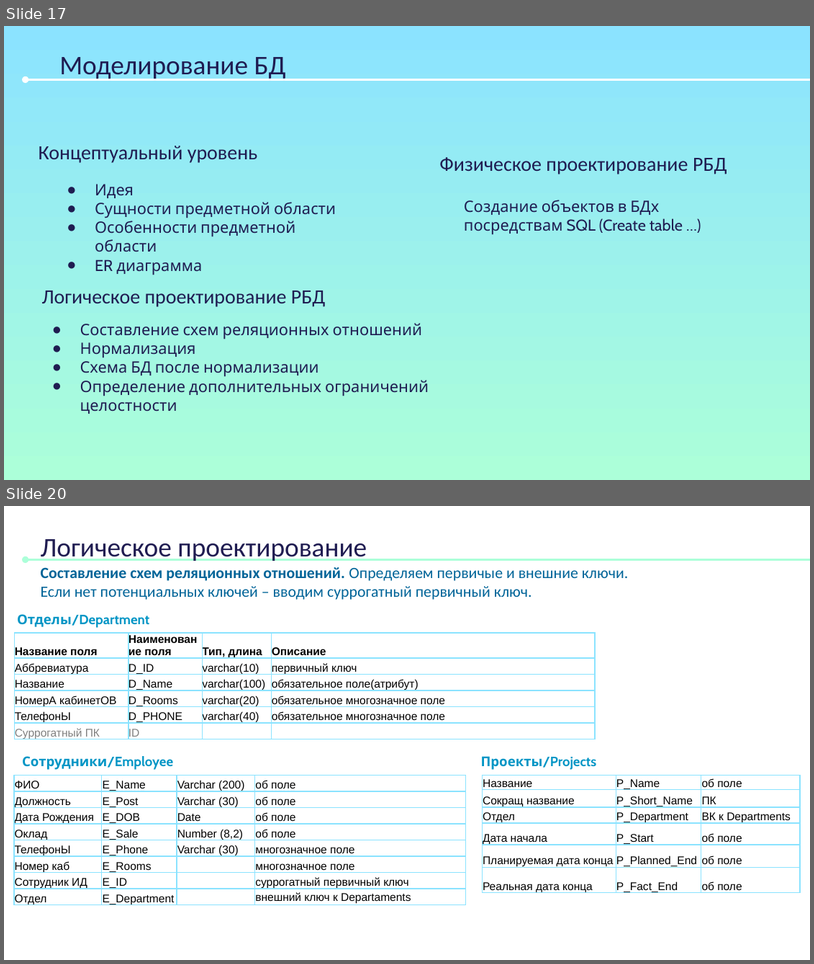
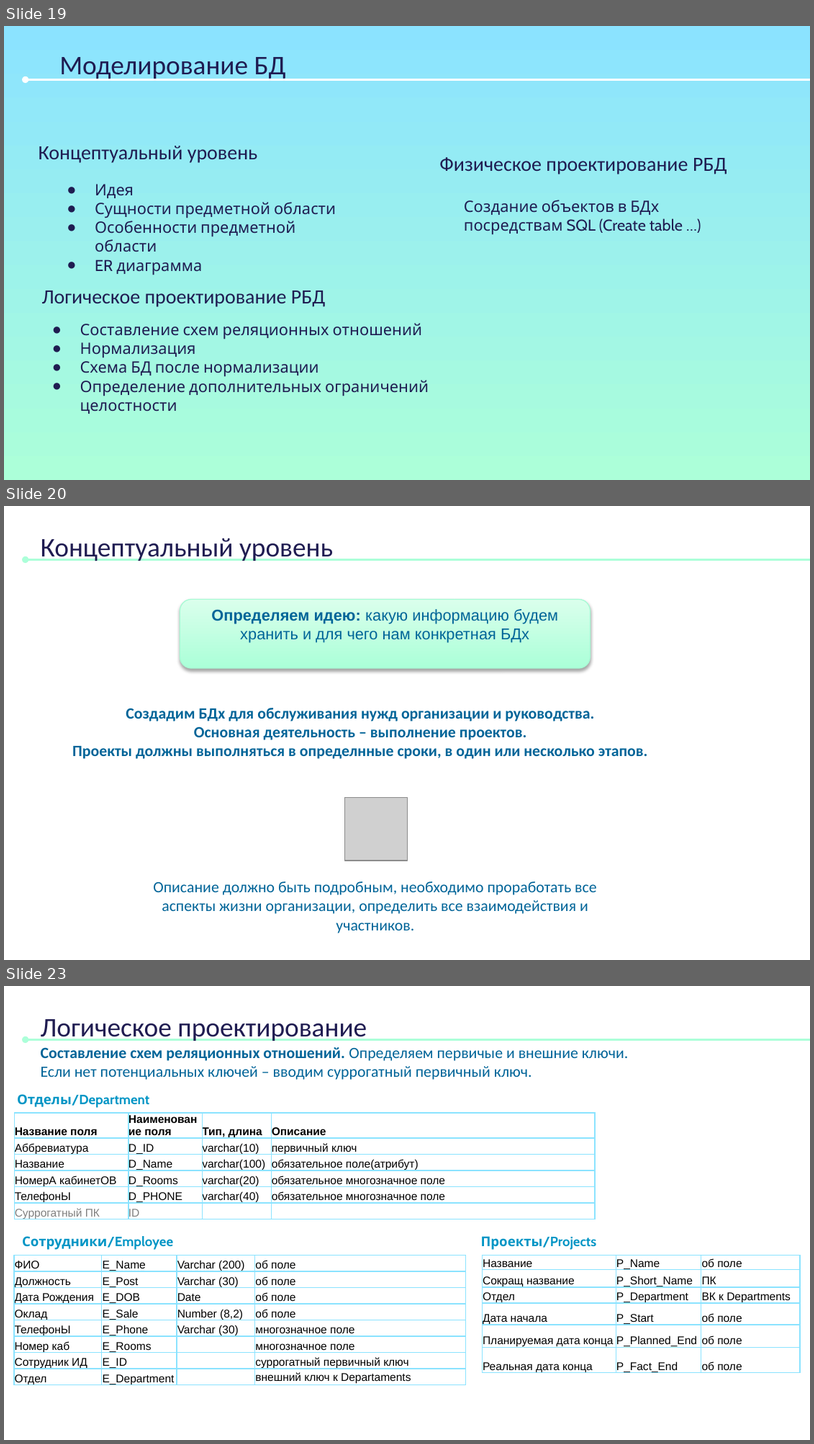
Before and after one commit to itambu/Summer_Bootcamp_2021, a slide deck: DataEngineering/DataEngineering Presentation.pptx. Shown one above the other, each under a label of ours: slides 17 and 20 before the commit, slides 19, 20 and 23 after it; the slides between them are not shown. The pictures are 814x964 and 814x1444 pixels, drawn with LibreOffice and Linux fonts; fonts in the diff are those of the drawing; grey boxes stand for pictures. Boxes give left, top, right and bottom in pixels: in the first picture for what was removed or moved away, otherwise in the second. Text is boxed around its words. In the diff, an @@ line names an element or a change of style, - is before the commit and + after.

```diff
--- a/DataEngineering/DataEngineering Presentation.pptx
+++ b/DataEngineering/DataEngineering Presentation.pptx
@@ slide 20 added at box(4, 506, 810, 960), background #FFFFFF; not listed: 1 template element that a slide beside it also shows @@
@@ title added at box(41, 538, 333, 561), 24 pt, text #1F1C51 @@
+Концептуальный уровень
@@ rounded rectangle added at box(180, 600, 590, 668), fill gradient #ACFFD9 to #DBFFED, outline #A6FBD4 0.75 pt, 14 pt, text #006498 @@
+Определяем идею: какую информацию будем хранить и для чего нам конкретная БДх
@@ text added at box(72, 708, 648, 759), 14 pt, text #006498, bold @@
+Создадим БДх для обслуживания нужд организации и руководства.
+Основная деятельность – выполнение проектов.
+Проекты должны выполняться в определнные сроки, в один или несколько этапов.
@@ picture added at box(345, 797, 408, 860) @@
@@ text added at box(153, 881, 597, 933), 14 pt, text #006498 @@
+Описание должно быть подробным, необходимо проработать все аспекты жизни организации, определить все взаимодействия и участников.
@@ what was slide 17 is now slide 19 @@
@@ what was slide 20 is now slide 23 @@
```
Also in this commit, not shown: 5 slides changed, 2 other slides added.
